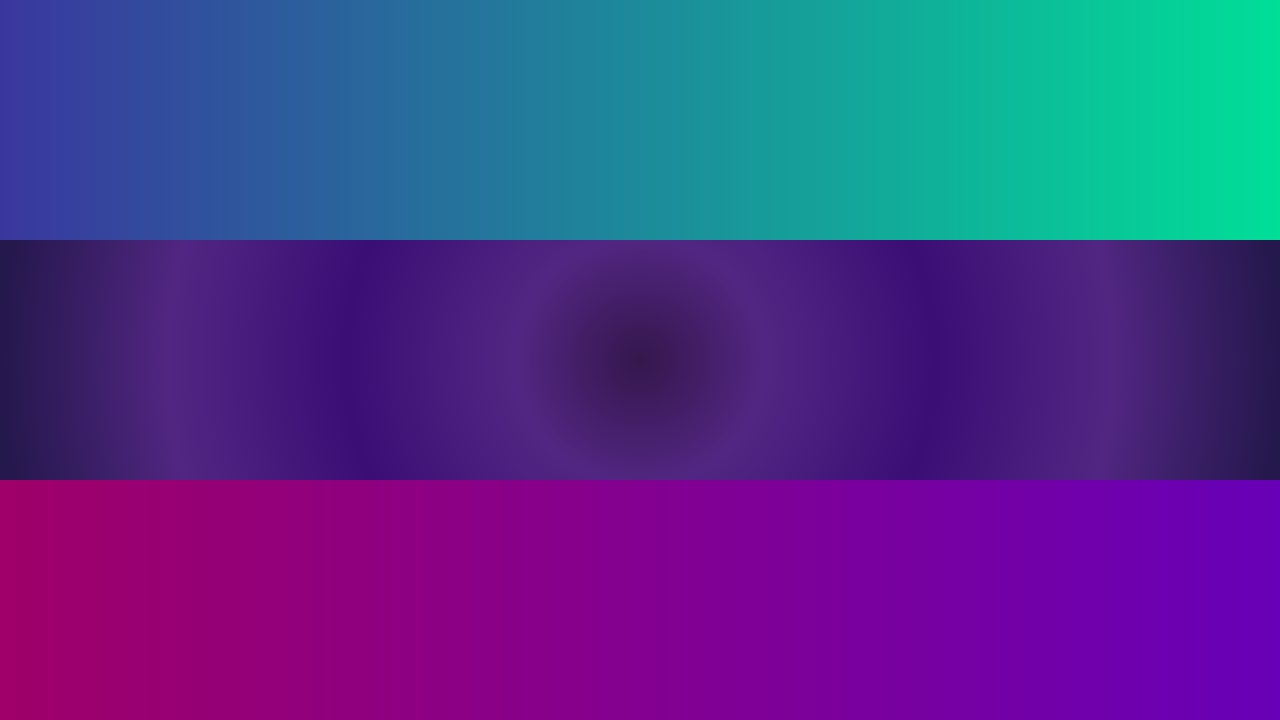
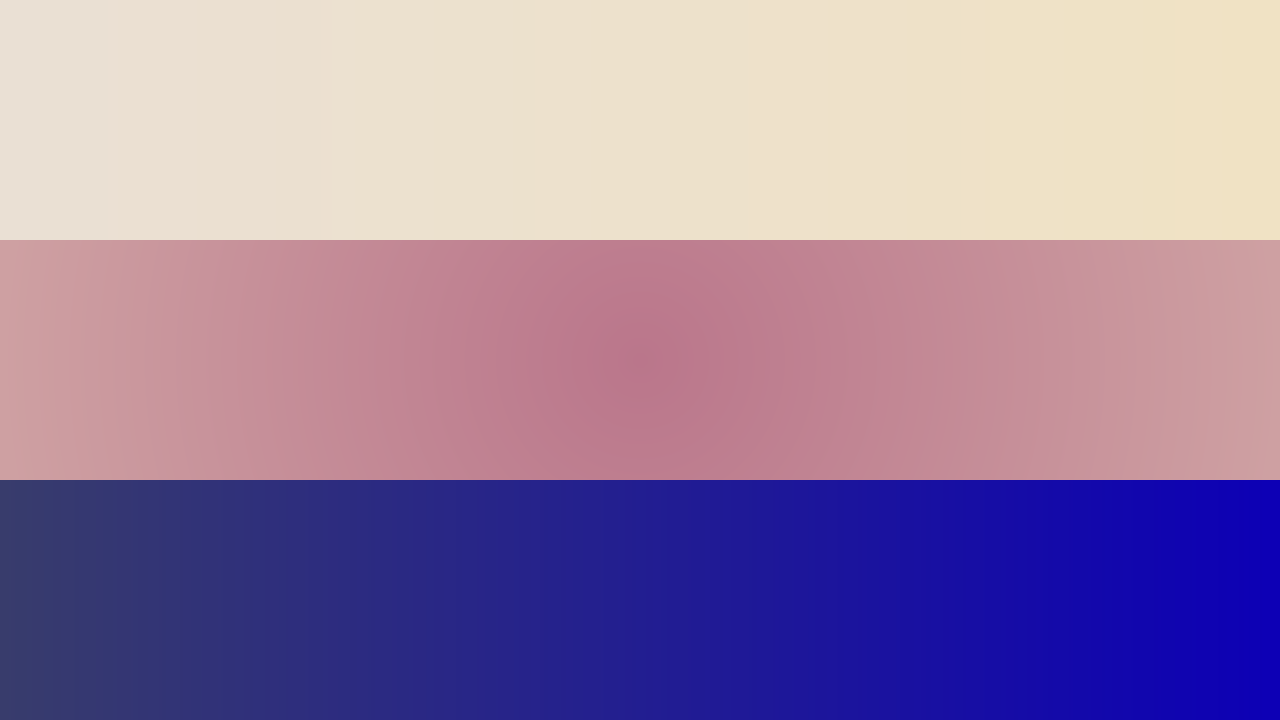
Comparing the layer stacks of the two 1280×720 images. Changes:
added layer "Rectangle 2 copy" above "Rectangle 2" over [0, 240, 1280, 480]
hid "Rectangle 2" over [0, 240, 1280, 480]
